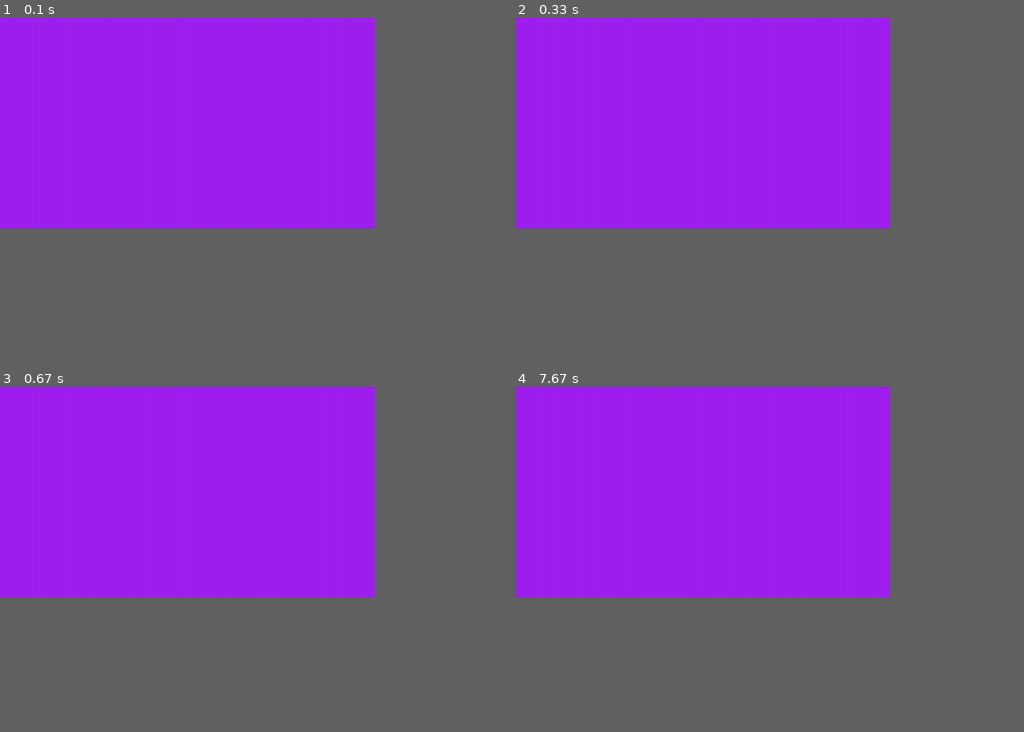
Above: before the commit, frames 1-4 (two rows, left to right).
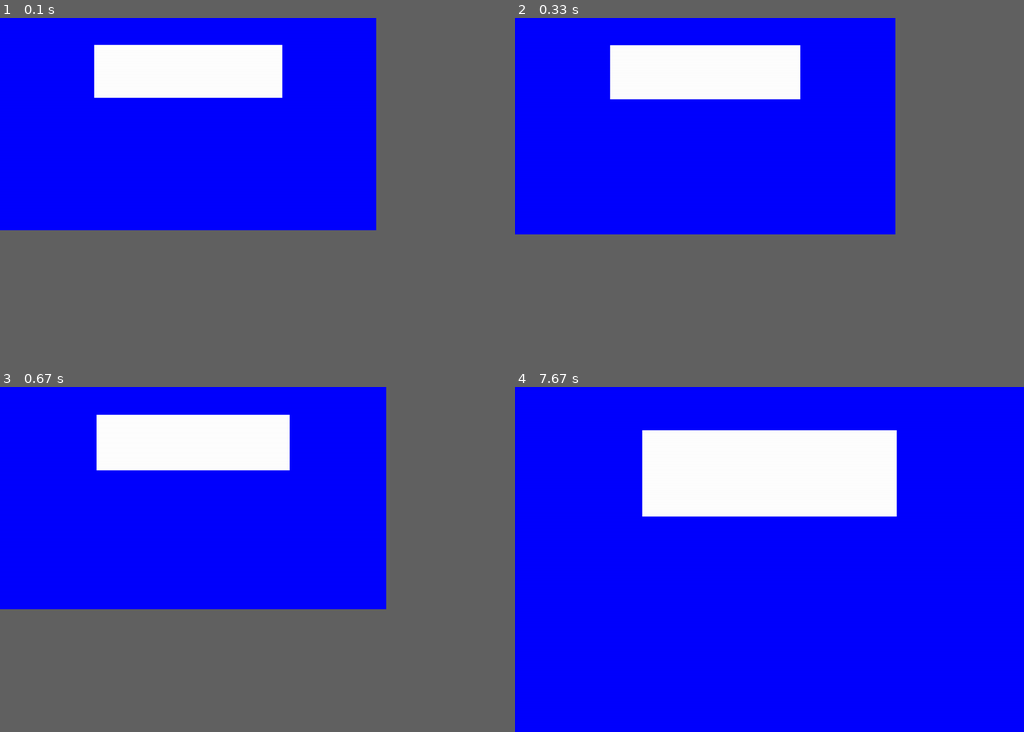
Above: after the commit, the same moments.

Repository: Mikedeejay2/PyGamePianoTiles
Game: pygame game, started from main.py
Same seed, same stepped clock (60 frames per second), same inputs: the game is played once before the commit and once after it.
Inputs:
- Up to frame 1 (0.1 s): no input
- Up to frame 2 (0.33 s): no input
- Up to frame 3 (0.67 s): no input
- Up to frame 4 (7.67 s): no input
In our replay, in frame 1 the window is 900x506 before the commit and 904x510 after it. These sizes can differ from the game's own. Grey fills any space a smaller window leaves; there, only what the larger window draws over its background counts as a difference.

The runs differ from the first frame. In frame 1, 45% of the frame differs, in the area x 0-74%, y 0-62%; in frame 2, 45%; in frame 3, 45%; in frame 4, 45%, in the area x 0-76%, y 0-62%.

Commit message:
Work on files

Diff:
--- a/main.py
+++ b/main.py
@@ -3,33 +3,16 @@
 # pygame setup
 pygame.init()
 
-screen_width = 1280
-screen_height = 720
+import variables
 
-monitor_width = pygame.display.Info().current_w
-monitor_height = pygame.display.Info().current_h
-
-fullscreen = False
-
-screen = pygame.display.set_mode((screen_width, screen_height))
+variables.screen = variables.set_res(1280, 720)
 clock = pygame.time.Clock()
 running = True
 
-def set_res(width, height):
-    global screen_width, screen_height
-    screen_width = width
-    screen_height = height
-    pygame.display.set_mode((width, height))
-
-def toggle_fullscreen():
-    global fullscreen
-    fullscreen = not fullscreen
-    if fullscreen:
-        pygame.display.set_mode((screen_width, screen_height), pygame.FULLSCREEN)
-    else:
-        pygame.display.set_mode((screen_width, screen_height))
+import menu
 
 while running:
+    variables.set_res(variables.screen_width + 1, variables.screen_height + 1)
     # poll for events
     # pygame.QUIT event means the user clicked X to close your window
     for event in pygame.event.get():
@@ -37,13 +20,14 @@
             running = False
 
     # fill the screen with a color to wipe away anything from last frame
-    screen.fill("purple")
+    variables.screen.fill("blue")
 
     # RENDER YOUR GAME HERE
+    menu.draw()
 
     # flip() the display to put your work on screen
     pygame.display.flip()
 
-    clock.tick(60)  # limits FPS to 60
+    clock.tick(variables.fps)  # limits FPS to 60
 
 pygame.quit()
--- /dev/null
+++ b/menu.py
@@ -0,0 +1,15 @@
+import pygame
+import variables
+
+title_surf = None
+title_rect = None
+
+
+def set_elements():
+    global title_surf, title_rect
+    title_surf = pygame.surface.Surface((variables.screen_width / 2, variables.screen_height / 4))
+    title_surf.fill("white")
+    title_rect = title_surf.get_rect(center = (variables.screen_width / 2, variables.screen_height / 4))
+
+def draw():
+    variables.screen.blit(title_surf, title_rect)
--- /dev/null
+++ b/variables.py
@@ -0,0 +1,25 @@
+import pygame
+import menu
+
+screen_width = None
+screen_height = None
+monitor_width = pygame.display.Info().current_w
+monitor_height = pygame.display.Info().current_h
+screen = None
+fullscreen = False
+fps = 60
+
+def set_res(width, height):
+    global screen_width, screen_height
+    screen_width = width
+    screen_height = height
+    menu.set_elements()
+    return pygame.display.set_mode((width, height))
+
+def toggle_fullscreen():
+    global fullscreen
+    fullscreen = not fullscreen
+    if fullscreen:
+        pygame.display.set_mode((screen_width, screen_height), pygame.FULLSCREEN)
+    else:
+        pygame.display.set_mode((screen_width, screen_height))
